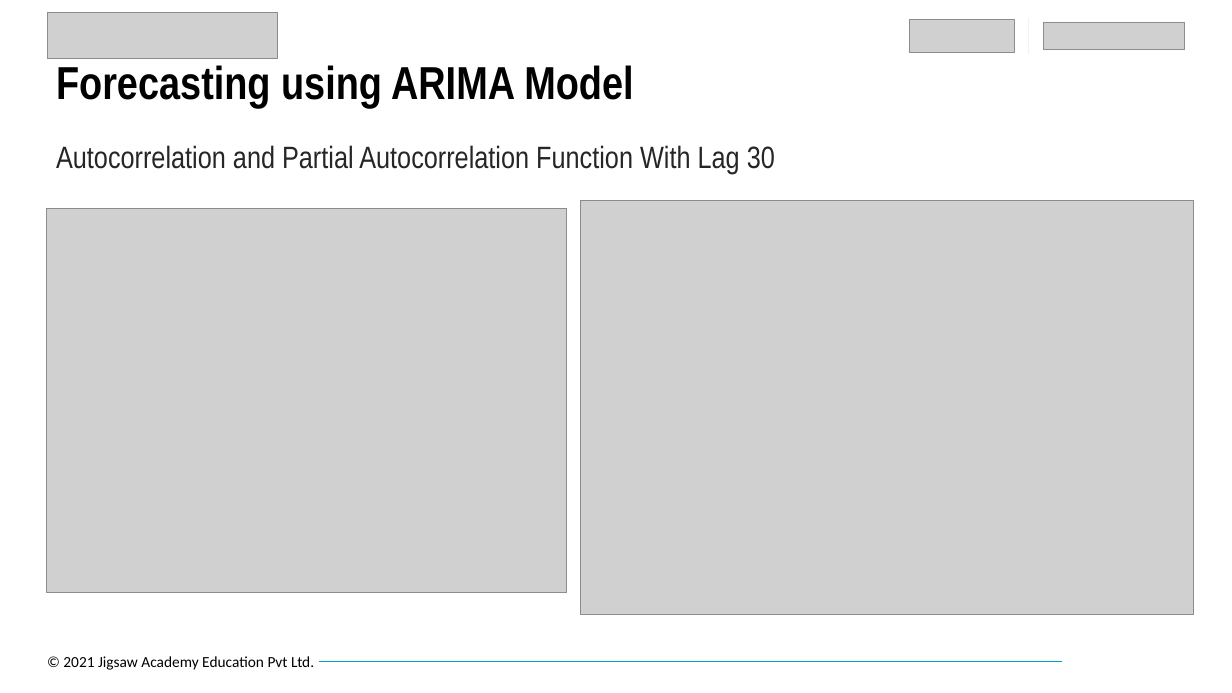
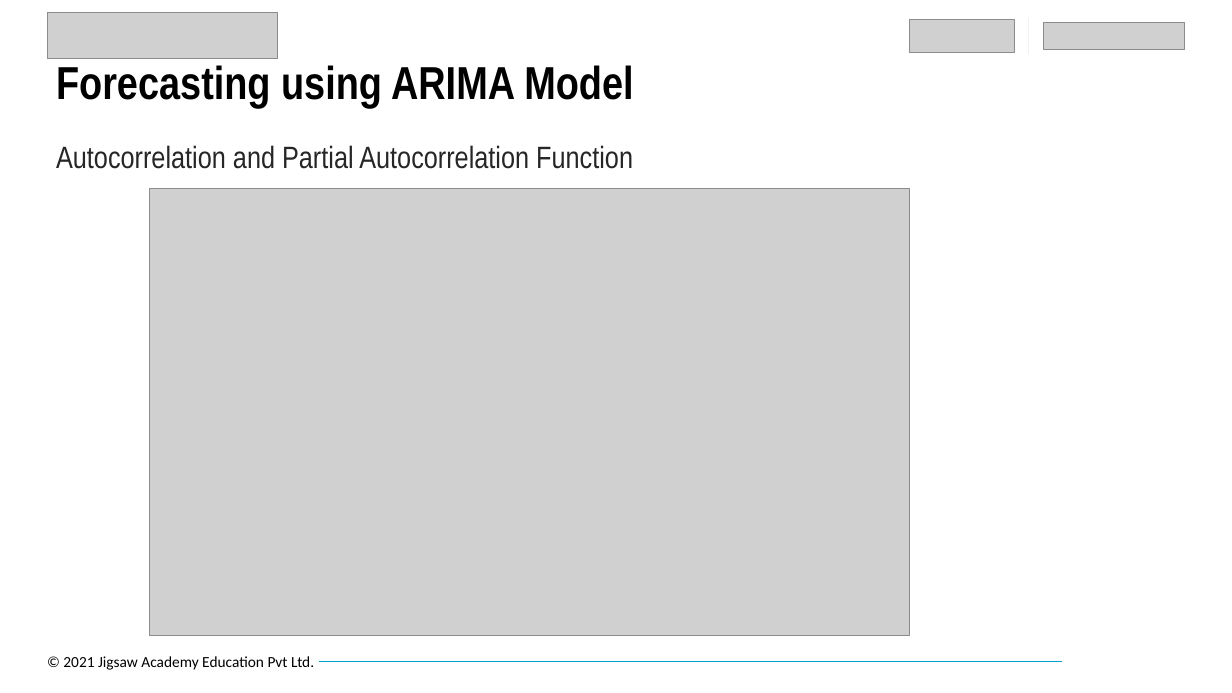
Before and after one commit to priyamgupta281/IPBA_BYOP, a slide deck: slide 21 of Final_PPT_Code/Retail_Revenue_Forecasting_Group_K.pptx (slide 17 before the commit). Drawn at 1232x693 pixels with LibreOffice and Linux fonts; fonts in the diff are those of the drawing; grey boxes stand for pictures; background and template pictures are left out. Boxes give left, top, right and bottom in pixels: in the first picture for what was removed or moved away, otherwise in the second. Text is boxed around its words. In the diff, an @@ line names an element or a change of style, - is before the commit and + after.

Commit message:
Modified the file with additional info on ARIMA Model.

```diff
--- a/Final_PPT_Code/Retail_Revenue_Forecasting_Group_K.pptx
+++ b/Final_PPT_Code/Retail_Revenue_Forecasting_Group_K.pptx
@@ text at bbox=[56, 145, 633, 169]: text changed @@
-Autocorrelation and Partial Autocorrelation Function With Lag 30
+Autocorrelation and Partial Autocorrelation Function
@@ picture removed at bbox=[47, 209, 567, 593] @@
@@ picture added at bbox=[150, 189, 910, 636] @@
@@ picture removed at bbox=[580, 201, 1194, 615] @@
```
Also in this commit, not shown: 4 other slides changed, 4 slides added.
